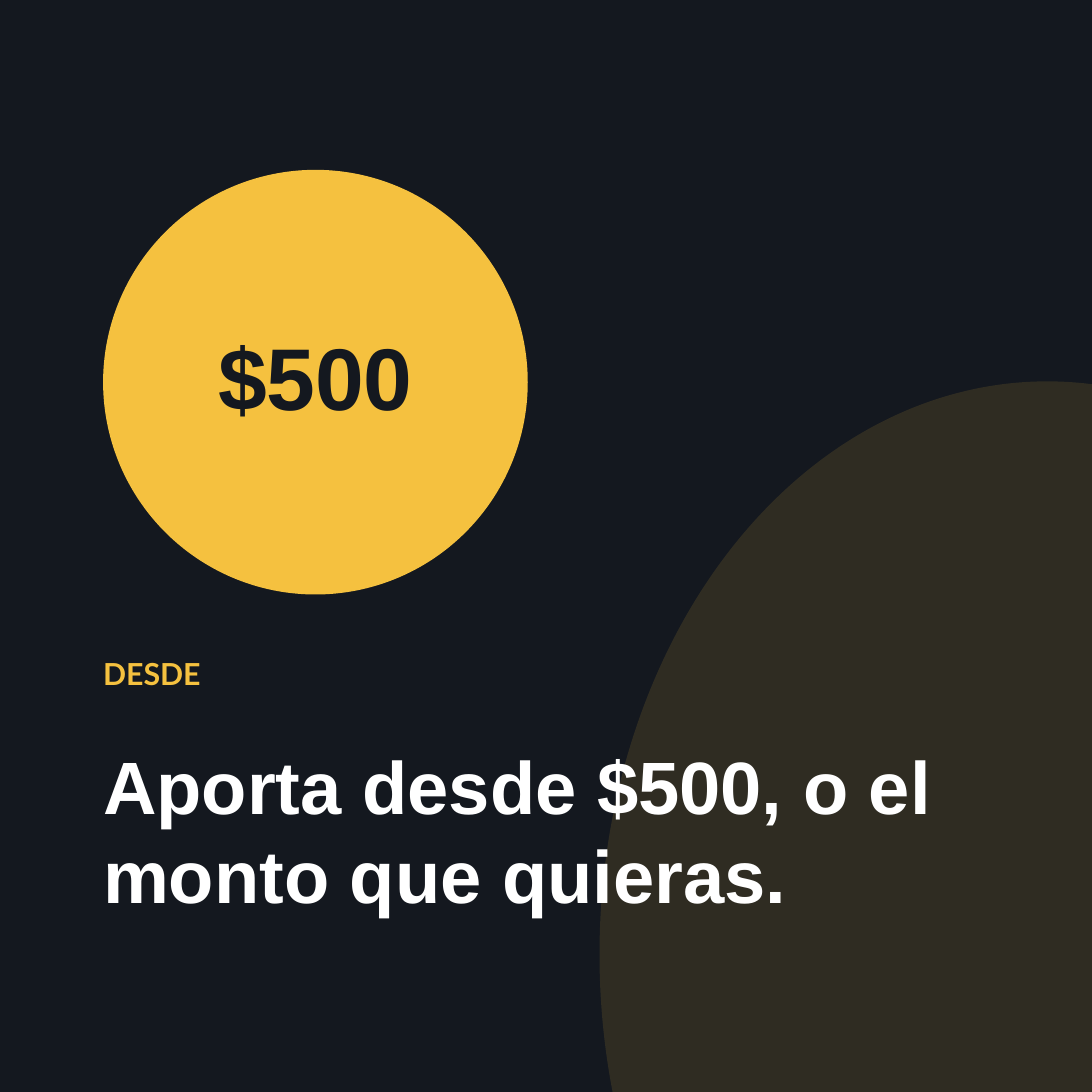
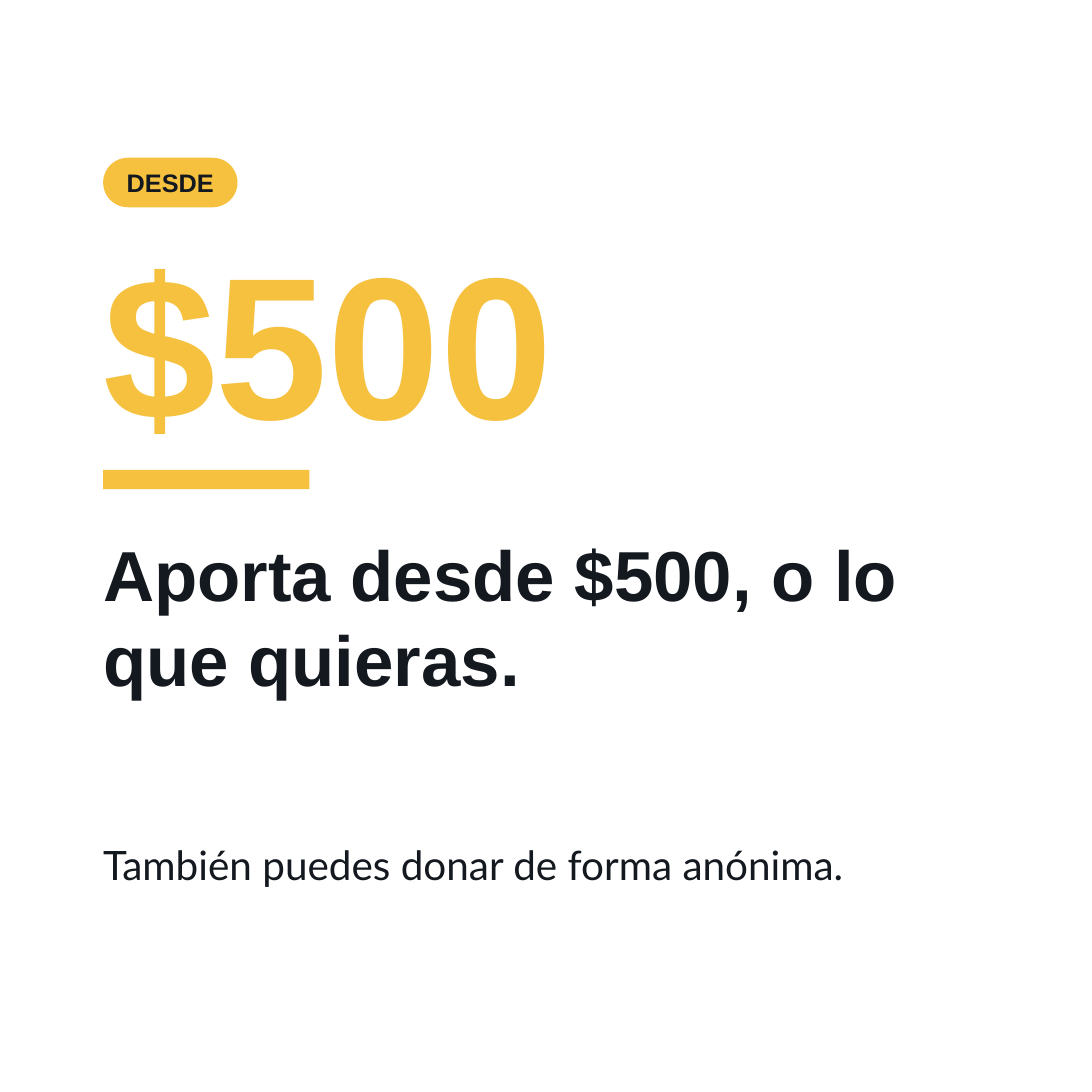
Before and after one commit to Notaly2026/huevera-canva, a slide deck: slide 3 of Dia-7/Carrusel Donacion - FB 1080x1080.pptx. Drawn at 1092x1092 pixels with LibreOffice and Linux fonts; fonts in the diff are those of the drawing. Boxes give left, top, right and bottom in pixels: in the first picture for what was removed or moved away, otherwise in the second. Text is boxed around its words. In the diff, an @@ line names an element or a change of style, - is before the commit and + after.

```diff
--- a/Dia-7/Carrusel Donacion - FB 1080x1080.pptx
+++ b/Dia-7/Carrusel Donacion - FB 1080x1080.pptx
@@ background #14181F to #FFFFFF @@
@@ ellipse removed at (103, 170, 528, 595) @@
@@ rounded rectangle added at (103, 158, 238, 207), fill #F5C13F, 15 pt, text #14181F, bold @@
+DESDE
@@ text "$500": place and size @@
-text "$500" at (218, 345, 413, 417)
+text "$500" at (103, 269, 553, 434)
@@ text "$500" at (103, 269, 553, 434): size 52 to 120 pt, text colour #14181F to #F5C13F; alignment centre to left; vertical alignment middle to top @@
@@ ellipse removed at (599, 381, 1092, 1092) @@
@@ rectangle added at (103, 470, 309, 489), fill #F5C13F @@
@@ text at (103, 548, 897, 699): text changed; size 18 to 42 pt; font Lato to Arial; text colour #F5C13F to #14181F @@
-DESDE
+Aporta desde $500, o lo que quieras.
@@ text at (103, 850, 844, 887): text changed; size 44 to 24 pt; font Arial to Lato; text colour #FFFFFF to #14181F; bold off @@
-Aporta desde $500, o el monto que quieras.
+También puedes donar de forma anónima.
```
Also in this commit, not shown: 4 other slides changed, 12 other files.
